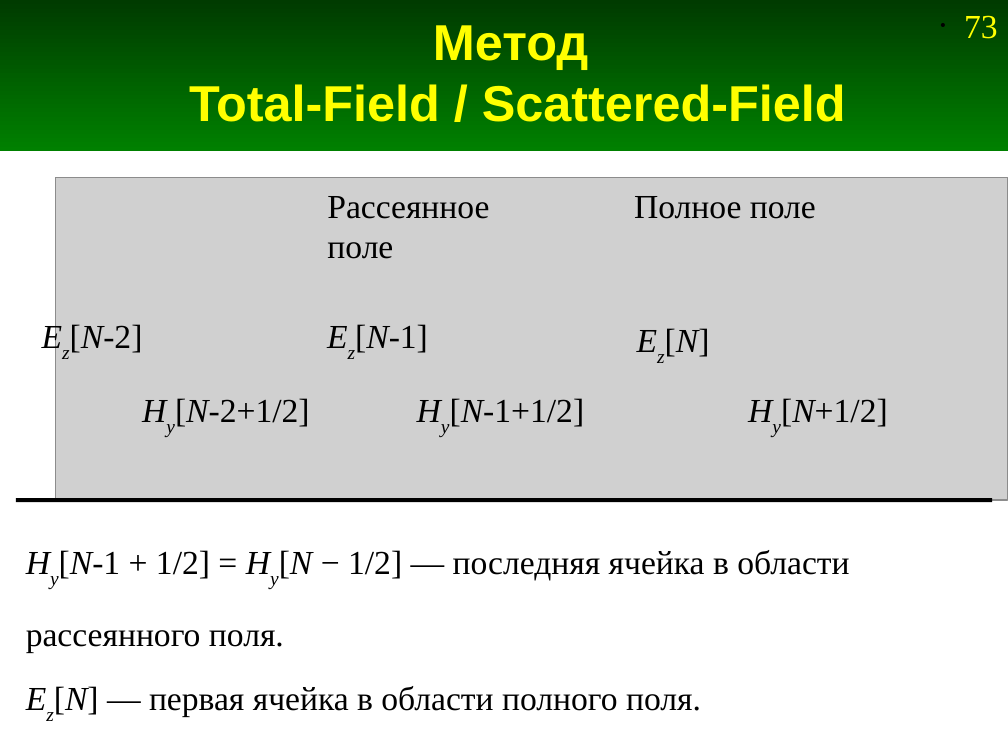
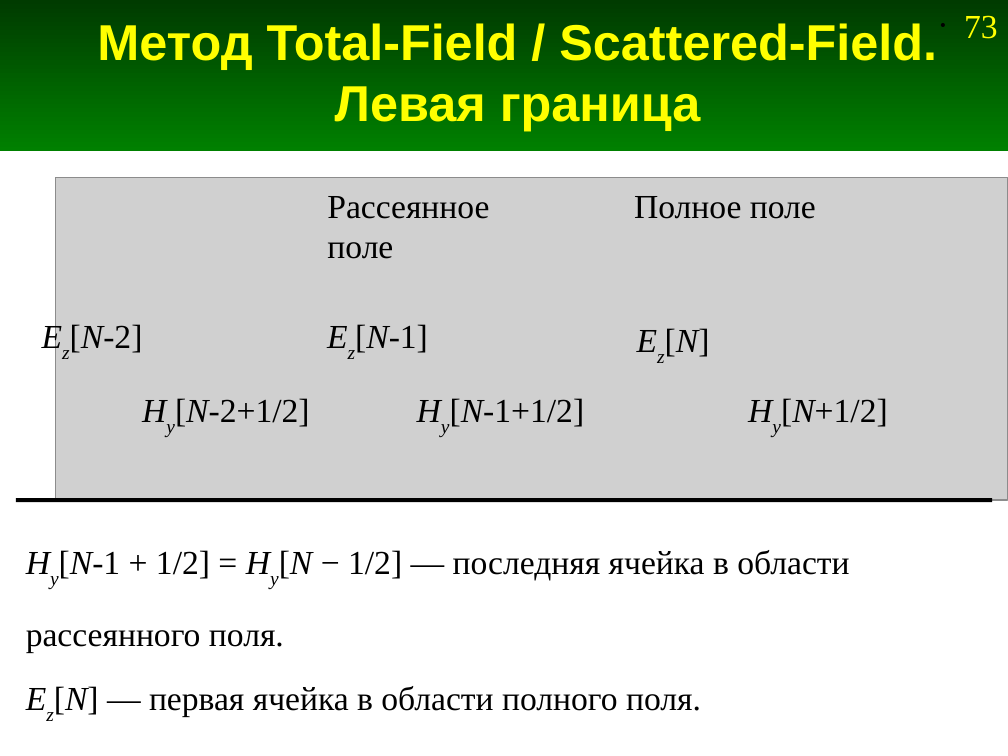
Before and after one commit to andris0147sv/modelling, a slide deck: slide 73 of presentations/2. FDTD.odp. Drawn at 1008x756 pixels with LibreOffice and Linux fonts; fonts in the diff are those of the drawing; grey boxes stand for pictures. Boxes give left, top, right and bottom in pixels: in the first picture for what was removed or moved away, otherwise in the second. Text is boxed around its words. In the diff, an @@ line names an element or a change of style, - is before the commit and + after.

```diff
--- a/presentations/2. FDTD.odp
+++ b/presentations/2. FDTD.odp
@@ title at (97,23,937,131): text changed @@
-Метод
-Total-Field / Scattered-Field
+Метод Total-Field / Scattered-Field.
+Левая граница
```
Also in this commit, not shown: 3 other slides changed, 7 slides added, 2 slides removed, 8 other files.
